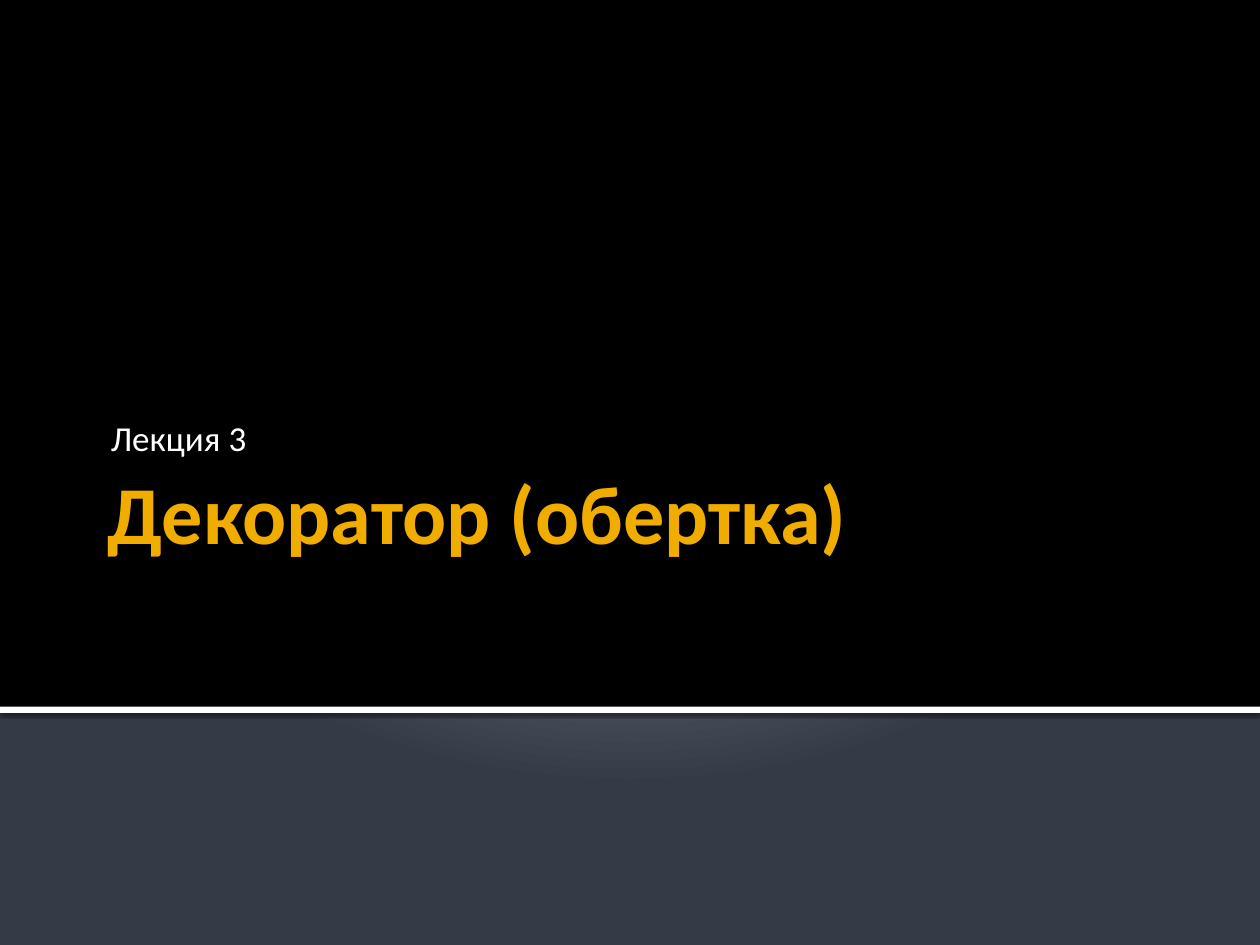
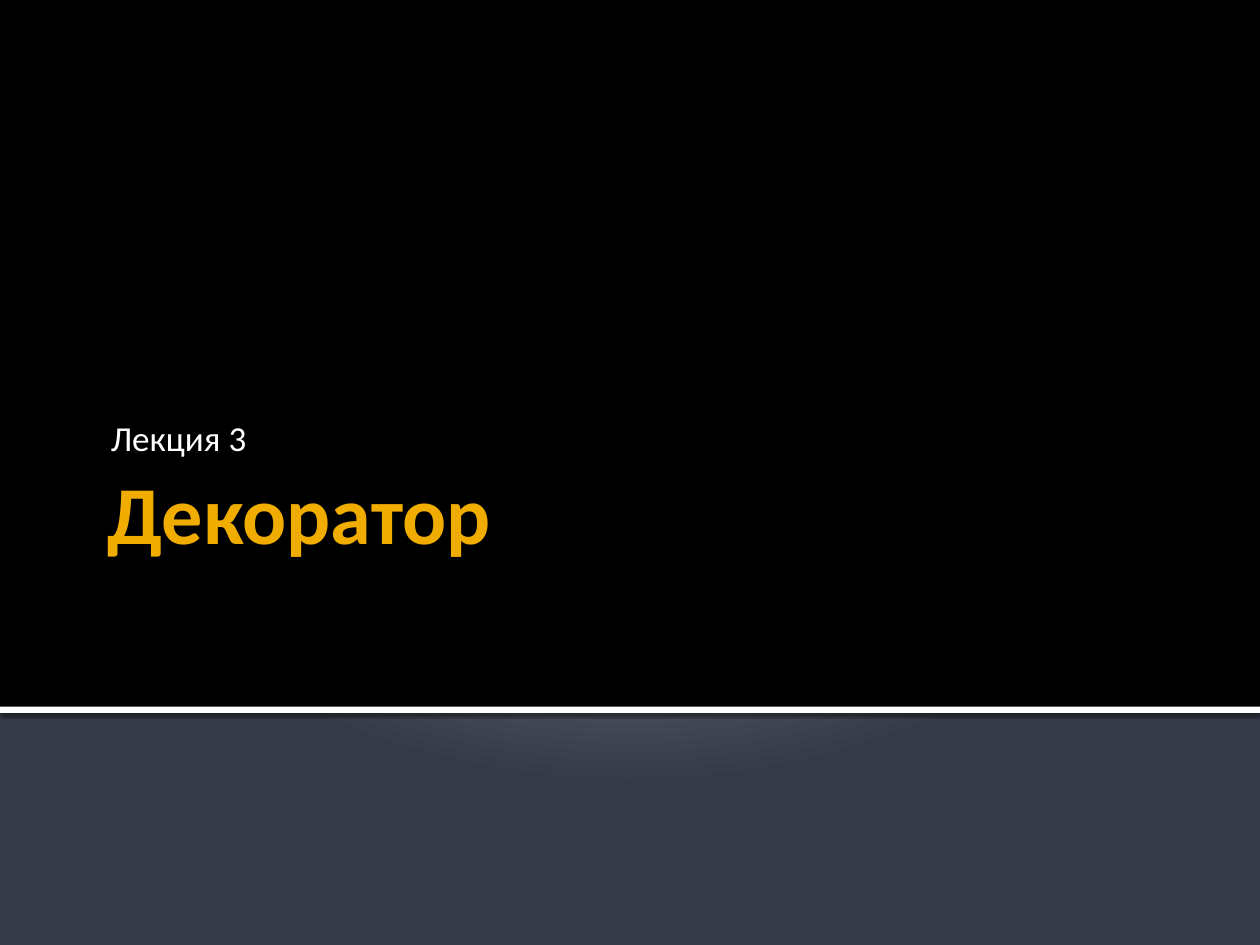
Before and after one commit to alexey-malov/ood, a slide deck: slide 1 of lectures/03.decorator/decorator.pptx. Drawn at 1260x945 pixels with LibreOffice and Linux fonts; fonts in the diff are those of the drawing. Boxes give left, top, right and bottom in pixels: in the first picture for what was removed or moved away, otherwise in the second. Text is boxed around its words. In the diff, an @@ line names an element or a change of style, - is before the commit and + after.

Commit message:
Добавил примеры по паттерну Декоратор

```diff
--- a/lectures/03.decorator/decorator.pptx
+++ b/lectures/03.decorator/decorator.pptx
@@ title at <box>107,490,491,557</box>: text changed @@
-Декоратор (обертка)
+Декоратор
```
Also in this commit, not shown: 6 slides added, 6 other files.
